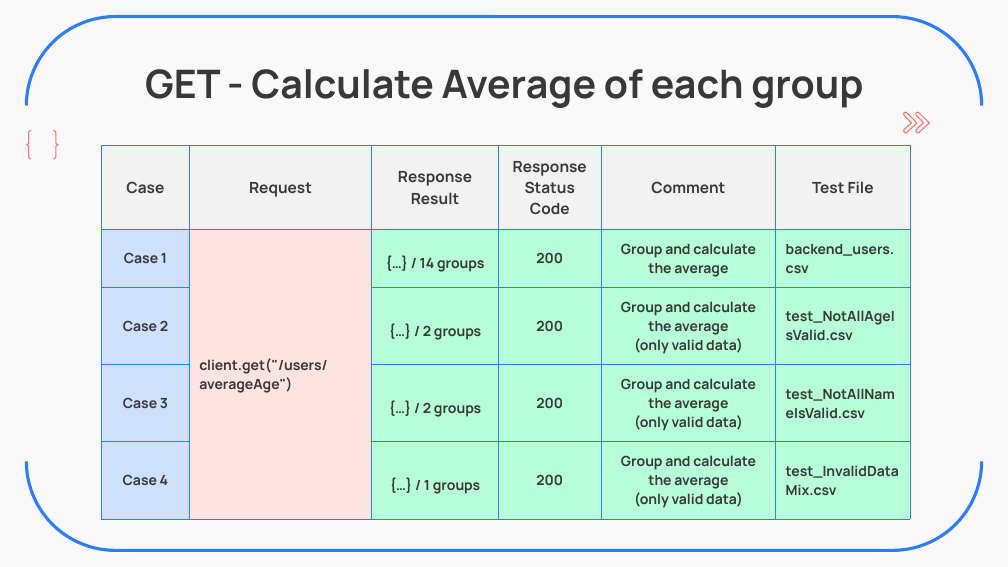
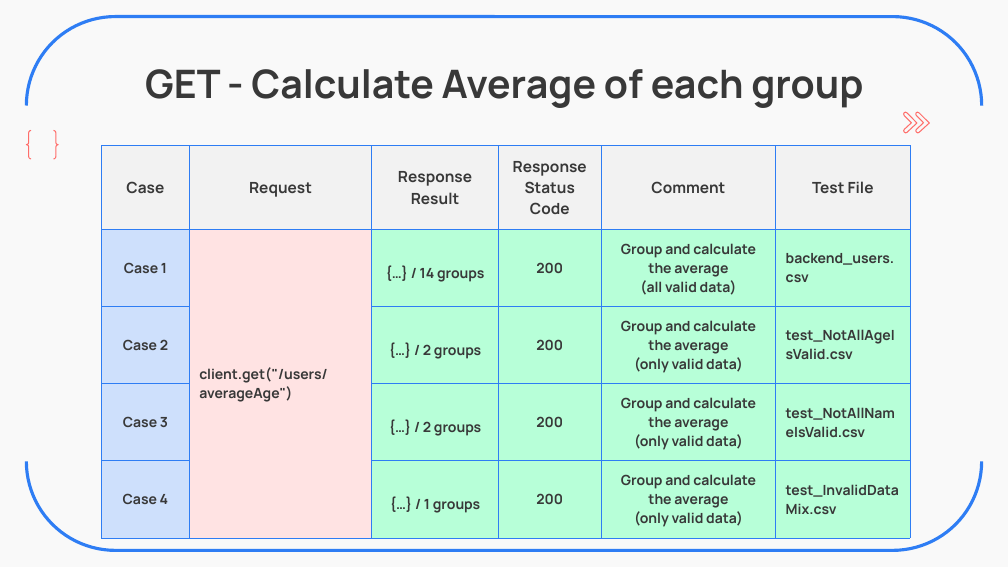
Before and after one commit to ZavierHuang/RESTFUL-API-DESIGN, a slide deck: slide 14 of 黃昱叡_SW2_Backend_Practice.pptx. Drawn at 1008x567 pixels with LibreOffice and Linux fonts; fonts in the diff are those of the drawing. Boxes give left, top, right and bottom in pixels: in the first picture for what was removed or moved away, otherwise in the second. Text is boxed around its words. In the diff, an @@ line names an element or a change of style, - is before the commit and + after.

```diff
--- a/黃昱叡_SW2_Backend_Practice.pptx
+++ b/黃昱叡_SW2_Backend_Practice.pptx
@@ table at <box>102,146,909,531</box> @@
-row 2, column 5: Group and calculate the average
+row 2, column 5: Group and calculate the average (all valid data)
```
Also in this commit, not shown: 4 other slides changed, 1 other file.
